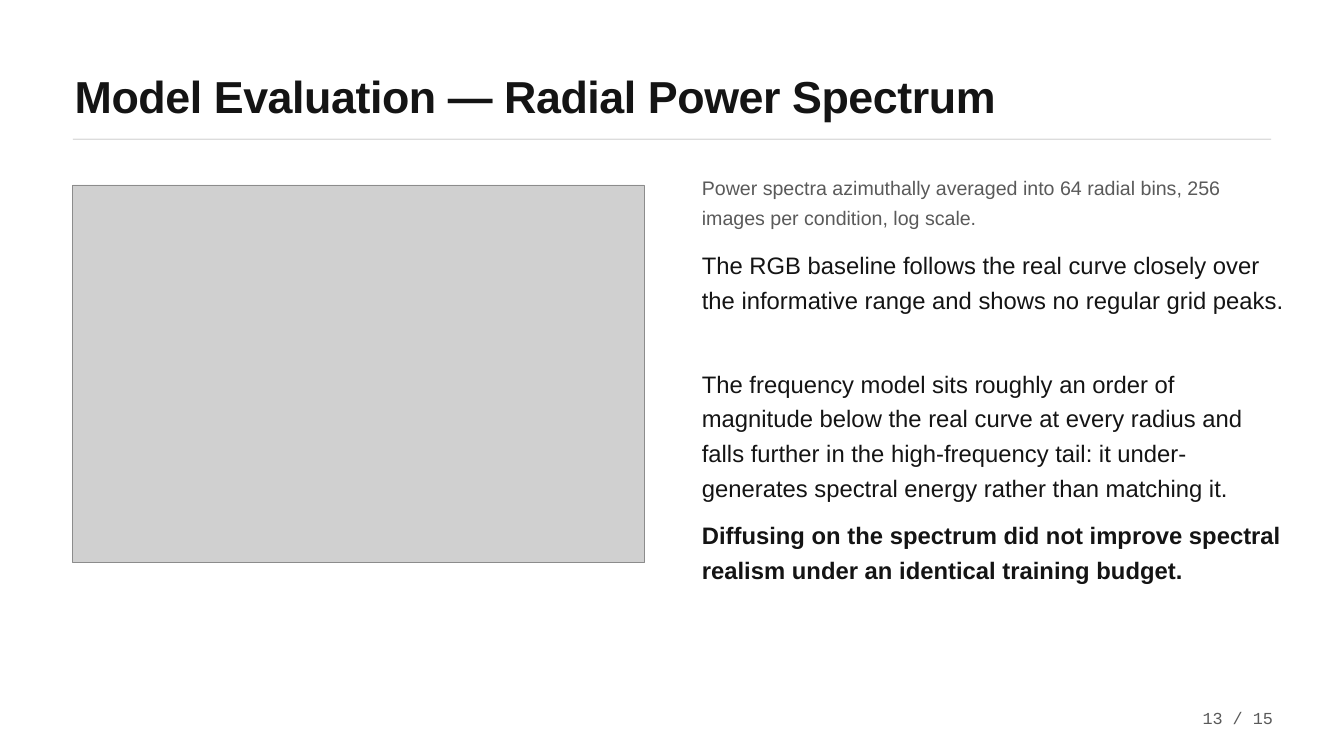
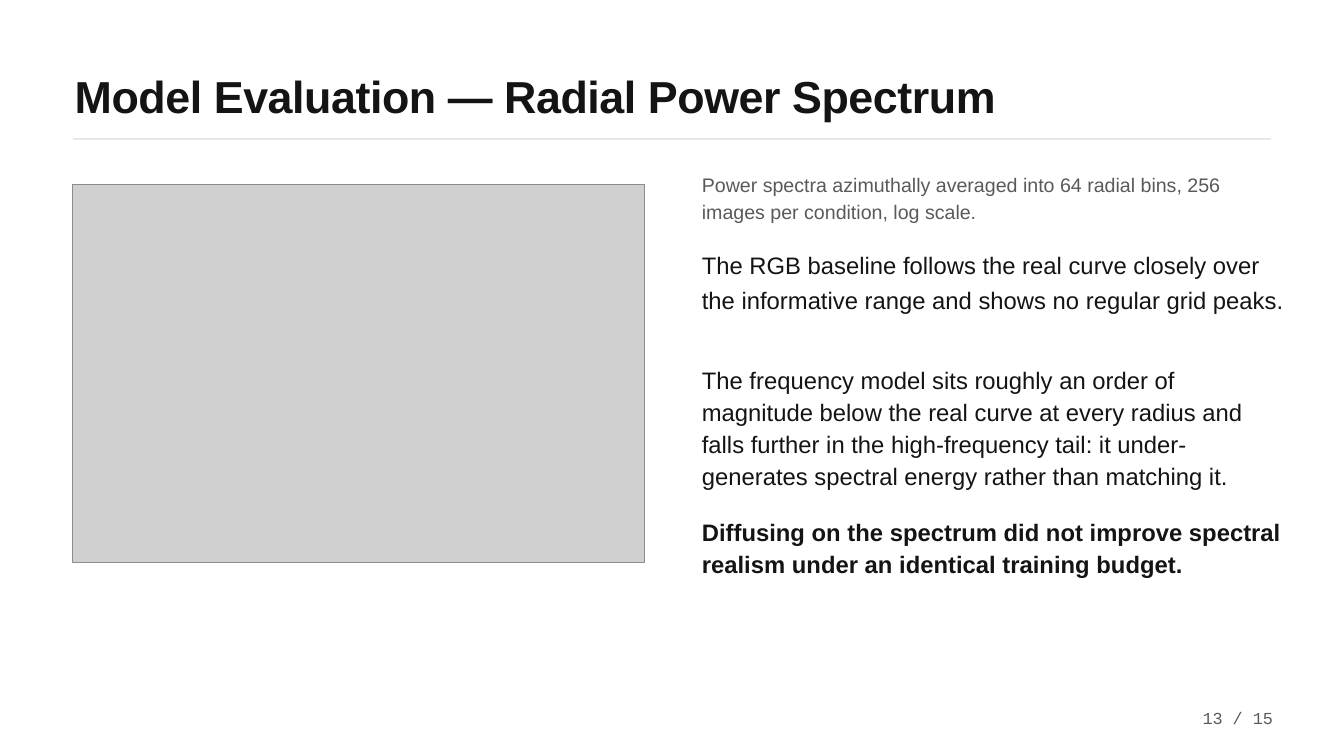
Before and after one commit to CiccioNos/cv-project6, a slide deck: slide 13 of Presentazione_Computer_Vision.pptx. Drawn at 1344x756 pixels with LibreOffice and Linux fonts; fonts in the diff are those of the drawing; grey boxes stand for pictures. Boxes give left, top, right and bottom in pixels: in the first picture for what was removed or moved away, otherwise in the second. Text is boxed around its words. In the diff, an @@ line names an element or a change of style, - is before the commit and + after.

```diff
--- a/Presentazione_Computer_Vision.pptx
+++ b/Presentazione_Computer_Vision.pptx
@@ text "Power spectra azimuthally averaged into ..." at (702, 178, 1220, 223): line spacing 1.27 to 1.15 @@
@@ text "The frequency model sits roughly ..." at (702, 371, 1242, 490): line spacing 1.22 to 1.12 @@
@@ text "Diffusing on the spectrum did ..." at (702, 523, 1280, 578): line spacing 1.22 to 1.12 @@
```
Also in this commit, not shown: 12 other slides changed, 2 slides added, 2 slides removed, 2 other files.
